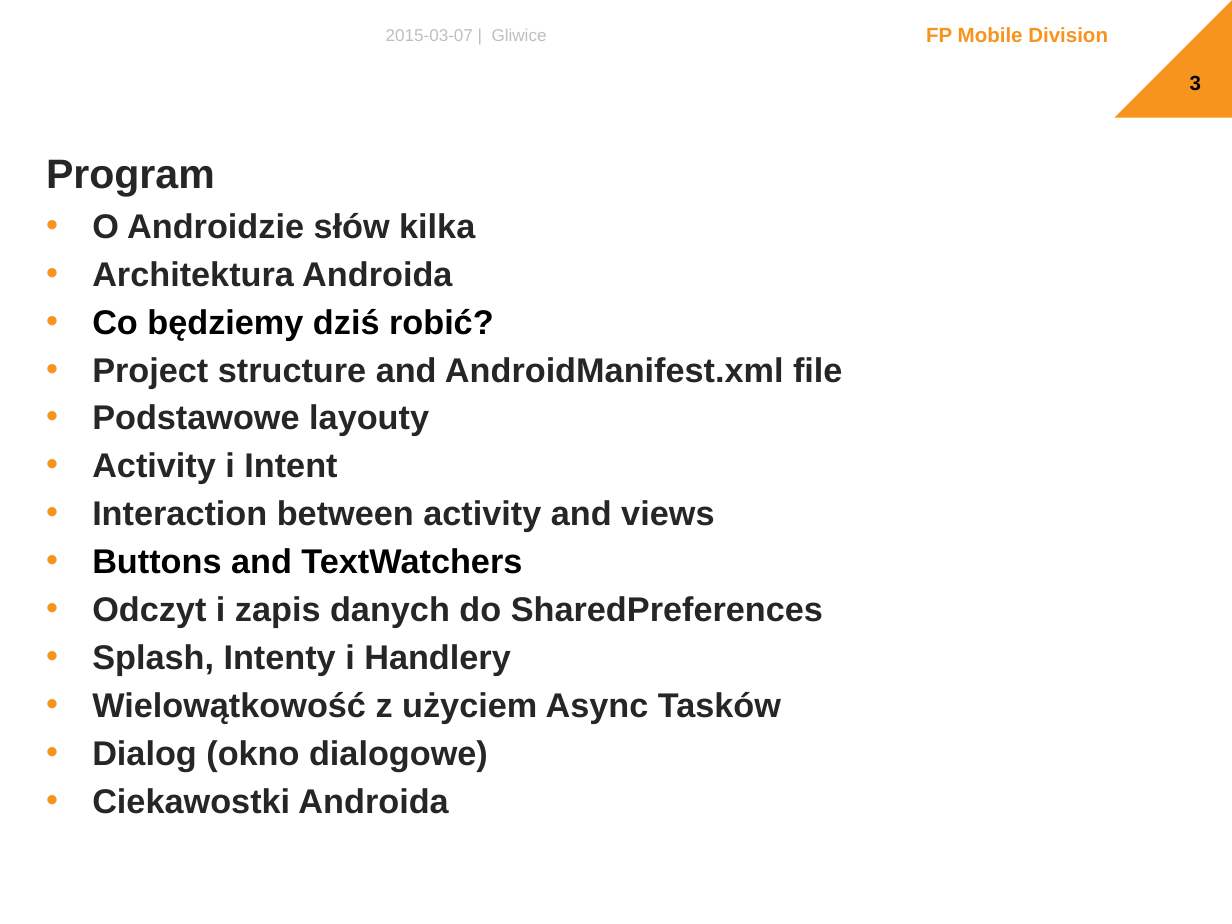
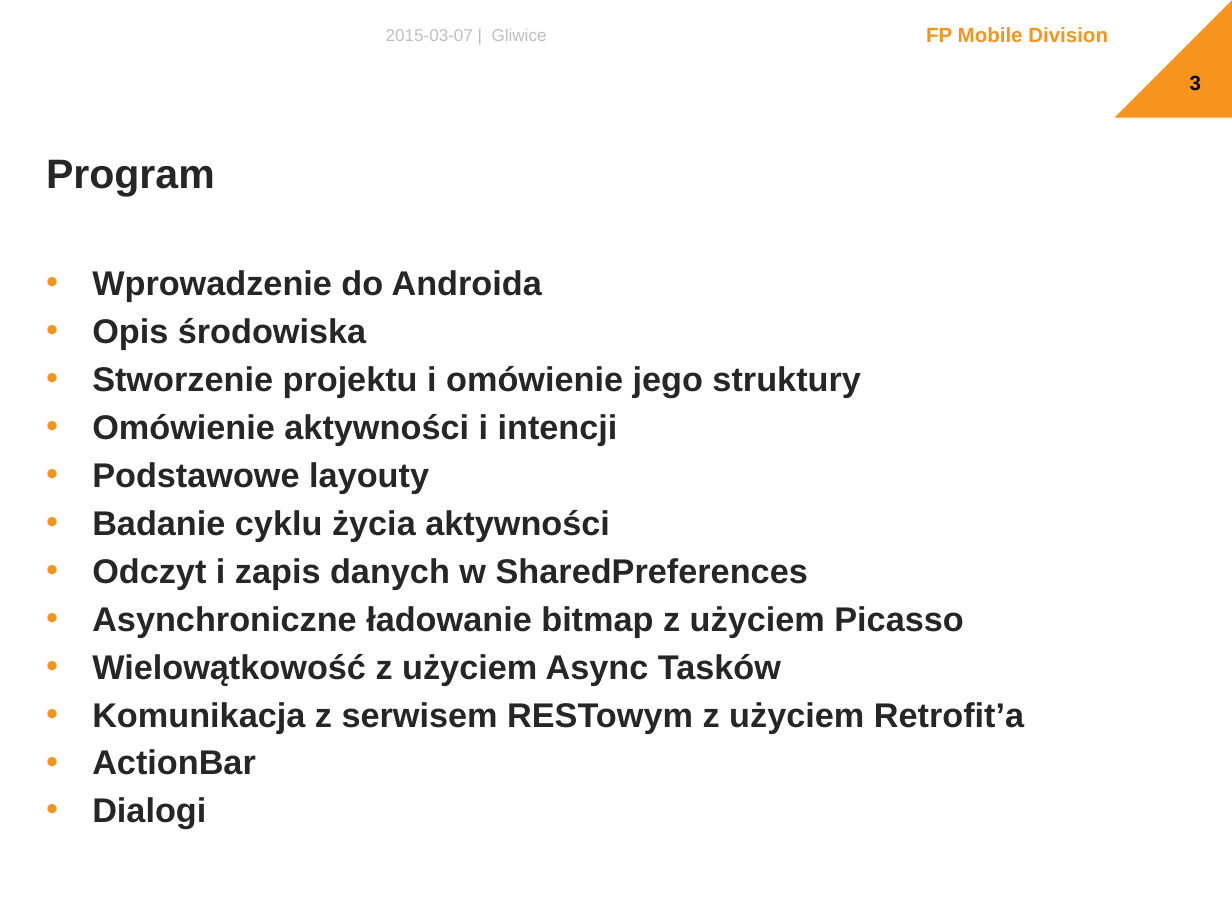
Before and after one commit to The-Lizard-Project/android-basics, a slide deck: slide 3 of Dokumenty/Presentation.pptx. Drawn at 1232x924 pixels with LibreOffice and Linux fonts; fonts in the diff are those of the drawing; background and template pictures are left out. Boxes give left, top, right and bottom in pixels: in the first picture for what was removed or moved away, otherwise in the second. Text is boxed around its words. In the diff, an @@ line names an element or a change of style, - is before the commit and + after.

Commit message:
Presentation RC

```diff
--- a/Dokumenty/Presentation.pptx
+++ b/Dokumenty/Presentation.pptx
@@ text at box(92, 270, 860, 446): text changed @@
-• O Androidzie słów kilka
-• Architektura Androida
-• Co będziemy dziś robić?
-• Project structure and AndroidManifest.xml file
+• Wprowadzenie do Androida
+• Opis środowiska
+• Stworzenie projektu i omówienie jego struktury
+• Omówienie aktywności i intencji
@@ text at box(92, 510, 963, 637): text changed @@
-• Activity i Intent
-• Interaction between activity and views
-• Buttons and TextWatchers
-• Odczyt i zapis danych do SharedPreferences
-• Splash, Intenty i Handlery
+• Badanie cyklu życia aktywności
+• Odczyt i zapis danych w SharedPreferences
+• Asynchroniczne ładowanie bitmap z użyciem Picasso
@@ text at box(92, 702, 1024, 829): text changed @@
-• Dialog (okno dialogowe)
-• Ciekawostki Androida
+• Komunikacja z serwisem RESTowym z użyciem Retrofit’a
+• ActionBar
+• Dialogi
```
Also in this commit, not shown: 18 other slides changed, 6 slides added, 2 slides removed.
